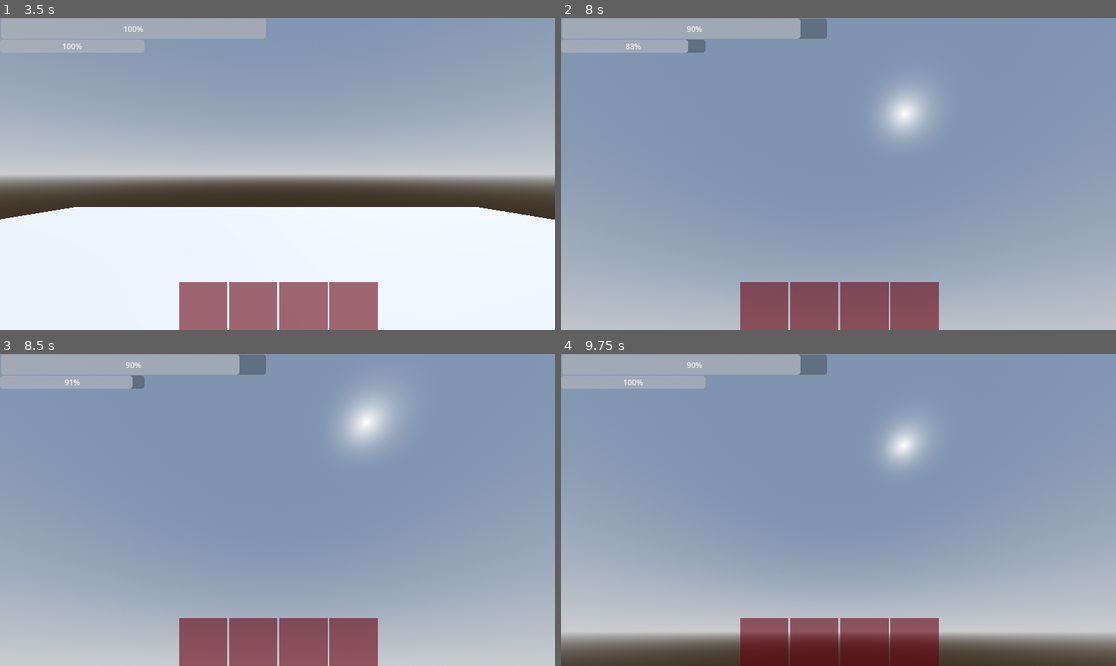
Above: before the commit, frames 1-4 (two rows, left to right).
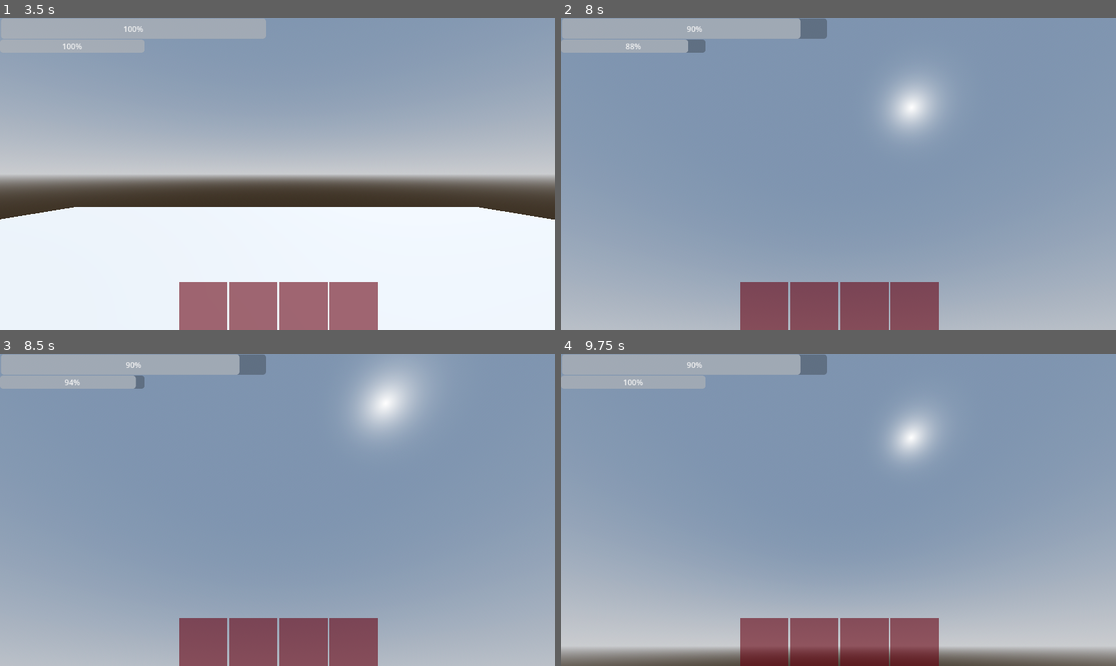
Above: after the commit, the same moments.

Repository: kmarcinkowskij/nucleus
Game: Godot game, scene res://test.tscn
Same seed, same stepped clock (60 frames per second), same inputs: the game is played once before the commit and once after it.
Inputs (mouse positions are in pixels of both pictures, inside the frame that each line leads up to):
- Up to frame 1 (3.5 s): click (205, 305) at 0.5 s; click (255, 305) at 1.25 s; click (305, 305) at 2 s; click (355, 305) at 2.75 s
- Up to frame 2 (8 s): tap Enter at 3.5, 6.5 s; move the mouse to (832, 180) at 3.52 s; hold Ctrl (crouch) 3.53-4.28 s; hold W (up) 3.53-5.78 s; tap Space (jump) at 3.77, 4.52, 5, 6.02, 6.77, 7.52 s; tap Shift (sprint) at 3.8, 4.35, 5.3, 7.35 s; move the mouse to (877, 177) at 4.27 s; tap Ctrl (crouch) at 4.55, 6.05, 7.55 s; move the mouse to (794, 170) at 5.02 s; hold Ctrl (crouch) 5.03-5.78 s; move the mouse to (844, 174) at 5.77 s; hold A (left) 5.78-6.53 s; tap O (heal) at 5.85 s; move the mouse to (816, 167) at 6.52 s; hold Shift (sprint) 6.53-7.28 s; hold W (up) from 6.53 s (still down); tap P (pain) at 6.6 s; move the mouse to (866, 174) at 7.27 s
- Up to frame 3 (8.5 s): keep holding W (up); move the mouse to (249, 510) at 8.02 s; hold Ctrl (crouch) from 8.03 s (still down); tap Shift (sprint) at 8.3 s
- Up to frame 4 (9.75 s): move the mouse to (849, 503) at 8.77 s; release W (up) at 8.78 s; release Ctrl (crouch) at 8.78 s; hold D (right) 8.78-9.53 s; tap Shift (sprint) at 8.85 s; tap Space (jump) at 9.02 s; tap Ctrl (crouch) at 9.05 s; move the mouse to (832, 516) at 9.52 s; hold W (up) from 9.53 s (still down); hold Ctrl (crouch) from 9.53 s (still down)

Frame 1 is identical in both runs. In frame 2, 0.4% of the frame differs, in the area x 59-68%, y 22-35%; in frame 3, 2.0%; in frame 4, 9.3%, in the area x 0-100%, y 19-100%.

Commit message:
fixed crouchsprint

Diff:
--- a/player.gd
+++ b/player.gd
@@ -5,13 +5,19 @@
 @export var Stamina = 50
 
 #physics variables
-var speed
+var speed = 0
 const WALK_SPEED = 5.0
 const SPRINT_SPEED = 10.0
 const CROUCH_SPEED = 3.0
 const JUMP_VELOCITY = 4.5
 const SENSITIVITY = 0.003
+
+var SPRINT_MULT = 1
+var CROUCH_MULT = 1
+
 var GRAVITY = 9.8
+var can_sprint = true
+var is_crouching = false;
 
 #bobbing variables
 const BOB_FREQUENCY = 2.0
@@ -40,6 +46,14 @@
 func _Damage(Damage: float) -> void:
 	Health -= Damage
 
+func _Remove_stamina(Stamina_removed: float) -> void:
+	if(Stamina > 0):
+		Stamina -= Stamina_removed
+
+func _Regain_stamina(Stamina_regained: float) -> void:
+	if(Stamina < 50):
+		Stamina += Stamina_regained
+
 func _physics_process(delta: float) -> void:
 	var tween = get_tree().create_tween();
 	# Add the gravity.
@@ -53,24 +67,30 @@
 	#Handle sprint
 	var input_dir := Input.get_vector("left", "right", "up", "down")
 
-	if Input.is_action_pressed("sprint") and input_dir != Vector2.ZERO:
-		speed = SPRINT_SPEED
-		if Stamina > 0:
-			Stamina -= 0.2
+	if input_dir != Vector2.ZERO:
+		speed = WALK_SPEED * SPRINT_MULT * CROUCH_MULT
+		time_bob += delta * velocity.length() * float(is_on_floor())
+	if Input.is_action_pressed("sprint") and can_sprint:
+		SPRINT_MULT = 2.0
+		_Remove_stamina(0.2);
+		#proper head bobbing
+
+
 	else:
-		speed = WALK_SPEED
-		if Stamina < 50:
-			Stamina += 0.1
+		_Regain_stamina(0.1)
+		SPRINT_MULT = 1.0
 
 	#Handle crouch
 	if Input.is_action_pressed("crouch"):
-
 		tween.tween_property($CollisionShape3D, "scale:y", 0.2, 1.0)
-		if not (Input.is_action_pressed("sprint") and input_dir != Vector2.ZERO and Stamina > 0):
-			speed = CROUCH_SPEED
+		SPRINT_MULT = 1
+		CROUCH_MULT = 0.25
+		can_sprint = false
 	else:
+		CROUCH_MULT = 1
 		scale.y = 1
 		tween.tween_property($CollisionShape3D, "scale:y", 1, 1.0)
+		can_sprint = true
 
 	if Input.is_action_just_pressed("pain"):
 		if Health > 0:
@@ -99,9 +119,7 @@
 		velocity.x = lerp(velocity.x, direction.x * speed, delta * 2)
 		velocity.z = lerp(velocity.z, direction.z * speed, delta * 2)
 
-	#proper head bobbing
-	time_bob += delta * velocity.length() * float(is_on_floor())
-	camera.transform.origin = _headbob(time_bob)
+
 
 	#further fov when sprinting
 	var velocity_clamped = clamp(velocity.length(), 0.5, SPRINT_SPEED * 2)
@@ -109,7 +127,7 @@
 	camera.fov = lerp(camera.fov, target_fov, delta * 8)
 
 	move_and_slide()
-
+	camera.transform.origin = _headbob(time_bob)
 #"pos" instead of "position" due to an apparently already existing variable within GODOT
 #also no clue why do I have to put this function here - I wanted it closer to other functions
 #and shit just didn't work with "delta" for "time_bob" in proper head bobbing fragment
--- a/slot_1.tscn
+++ b/slot_1.tscn
@@ -1,7 +1,7 @@
 [gd_scene load_steps=2 format=3 uid="uid://dfmbttix7vruj"]
 
 [sub_resource type="StyleBoxFlat" id="StyleBoxFlat_pyseu"]
-bg_color = Color(0.4, 0, 0.05882353, 0.5882353)
+bg_color = Color(0.4, 0, 0.0588235, 0.588235)
 
 [node name="Slot1" type="TextureButton"]
 custom_minimum_size = Vector2(100, 100)
